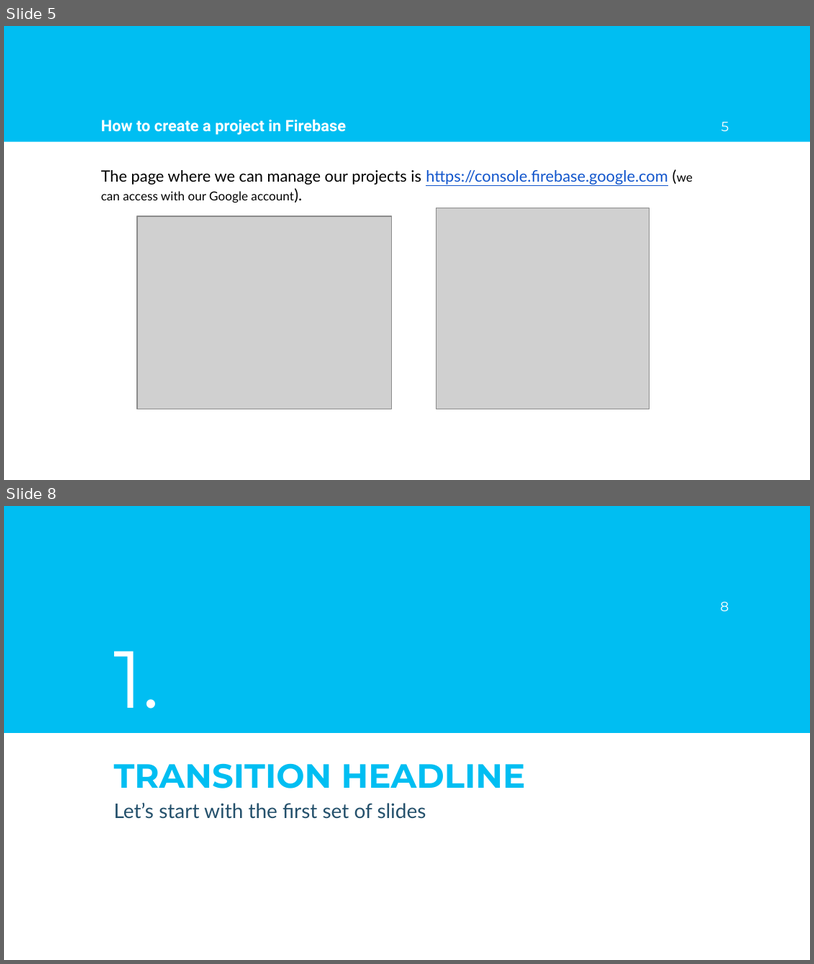
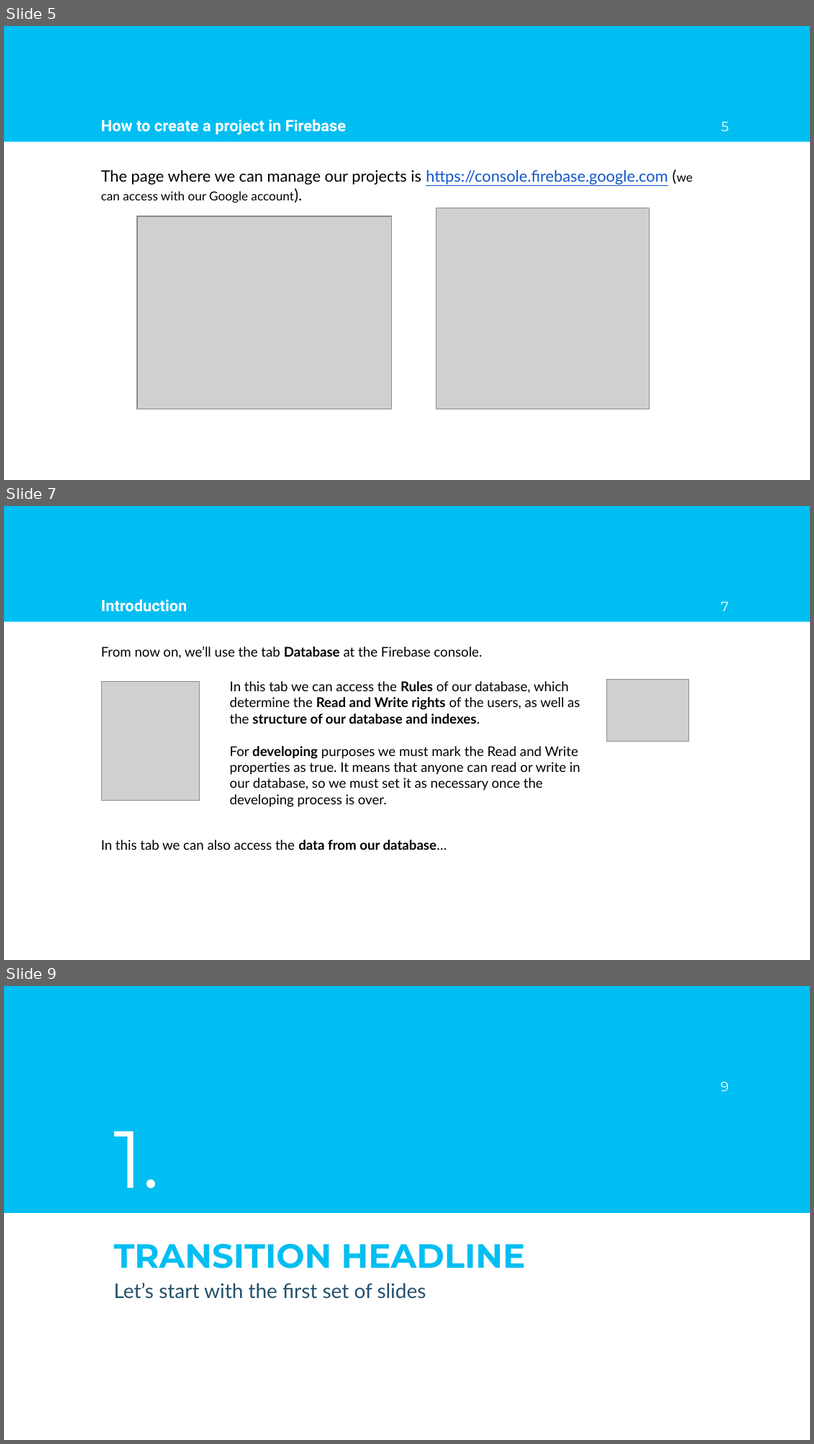
Before and after one commit to AlfonsoLRz/Firebase-Tutorial, a slide deck: doc/Tutorial.pptx. Shown one above the other, each under a label of ours: slides 5 and 8 before the commit, slides 5, 7 and 9 after it; the slides between them are not shown. The pictures are 814x964 and 814x1444 pixels, drawn with LibreOffice and Linux fonts; fonts in the diff are those of the drawing; grey boxes stand for pictures; background and template pictures are left out. Boxes give left, top, right and bottom in pixels: in the first picture for what was removed or moved away, otherwise in the second. Text is boxed around its words. In the diff, an @@ line names an element or a change of style, - is before the commit and + after.

```diff
--- a/doc/Tutorial.pptx
+++ b/doc/Tutorial.pptx
@@ slide 7 added at [4,506,810,960], background picture (left out); not listed: 1 template element that a slide beside it also shows @@
@@ title added at [101,599,187,612], 14 pt, text #FFFFFF, bold @@
+Introduction
@@ page number added at [721,602,729,611], 12 pt, text #FFFFFF @@
+7
@@ text added at [101,646,482,659], 12 pt, text #000000 @@
+From now on, we’ll use the tab Database at the Firebase console.
@@ picture added at [102,682,199,800] @@
@@ text added at [230,681,581,807], 12 pt, text #000000 @@
+In this tab we can access the Rules of our database, which determine the Read and Write rights of the users, as well as the structure of our database and indexes.
+For developing purposes we must mark the Read and Write properties as true. It means that anyone can read or write in our database, so we must set it as necessary once the developing process is over.
@@ picture added at [607,680,689,741] @@
@@ text added at [101,839,448,849], 12 pt, text #000000 @@
+In this tab we can also access the data from our database…
@@ what was slide 8 is now slide 9 @@
@@ page number at [721,1082,729,1091]: text changed @@
-8
+9
```
Also in this commit, not shown: 6 slides changed, 1 other slide added, 1 slide removed.
